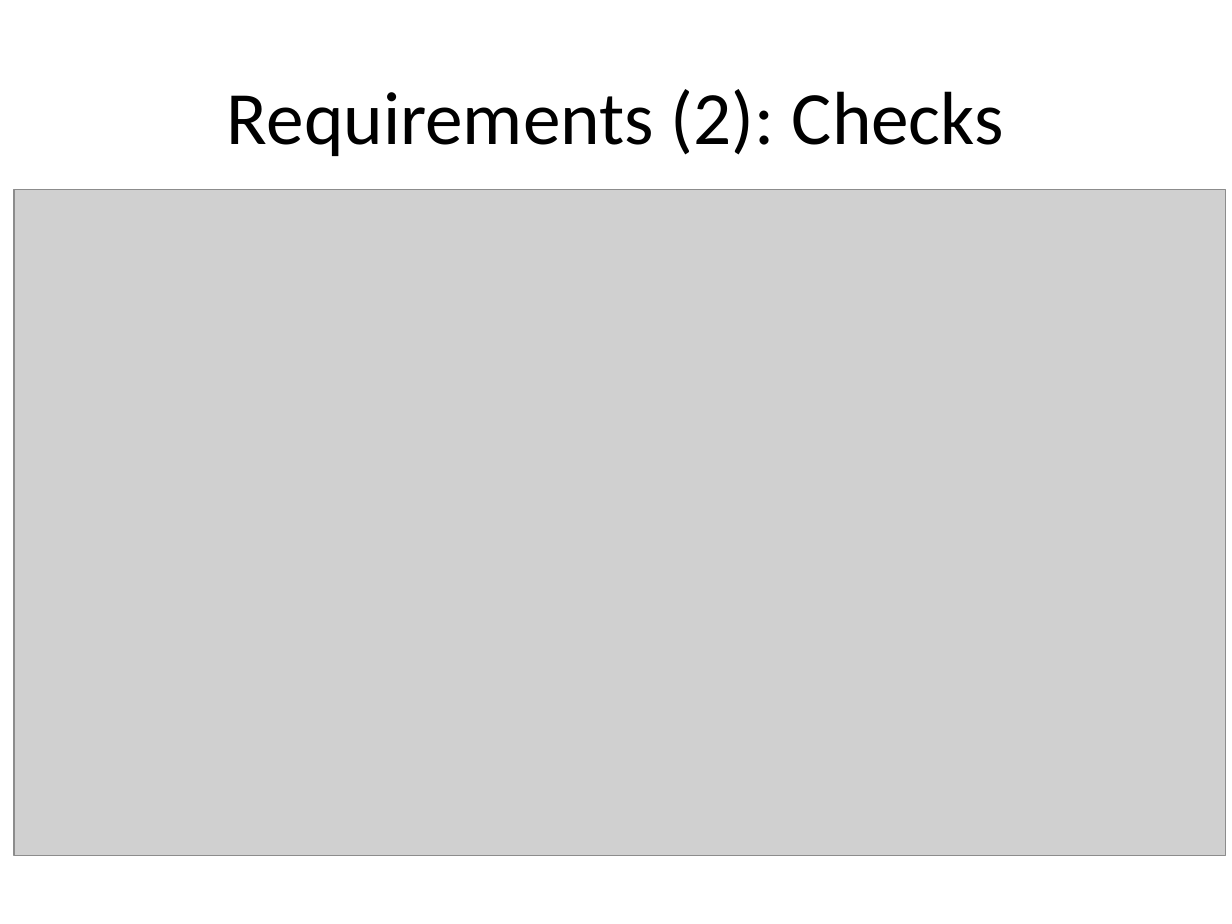
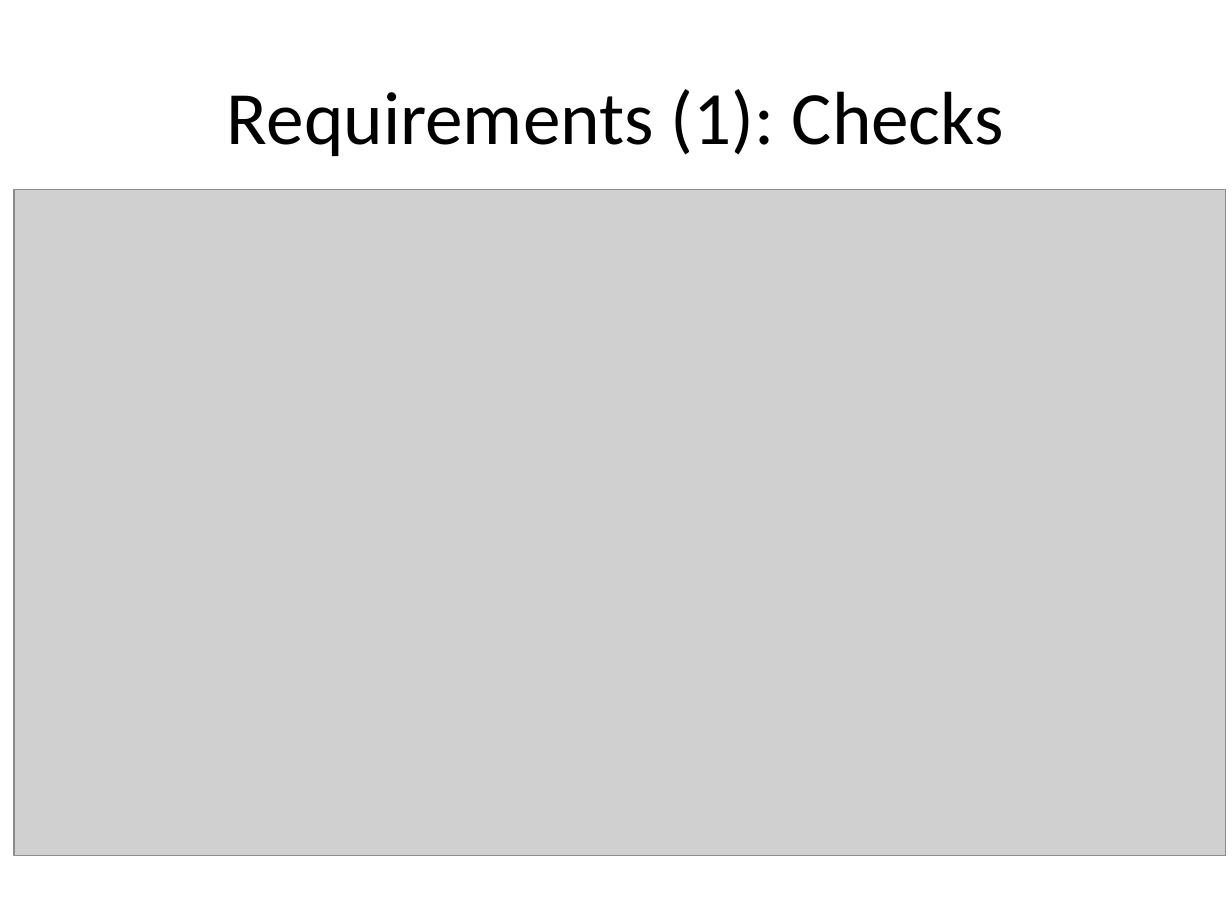
Before and after one commit to aim42/htmlSanityCheck, a slide deck: slide 7 of src/docs/presentation/HTMLSC-presentation.pptx. Drawn at 1232x924 pixels with LibreOffice and Linux fonts; fonts in the diff are those of the drawing; grey boxes stand for pictures. Boxes give left, top, right and bottom in pixels: in the first picture for what was removed or moved away, otherwise in the second. Text is boxed around its words. In the diff, an @@ line names an element or a change of style, - is before the commit and + after.

```diff
--- a/src/docs/presentation/HTMLSC-presentation.pptx
+++ b/src/docs/presentation/HTMLSC-presentation.pptx
@@ title at [227, 89, 1004, 156]: text changed @@
-Requirements (2): Checks
+Requirements (1): Checks
```
Also in this commit, not shown: 2 other slides changed, 1 slide added.
